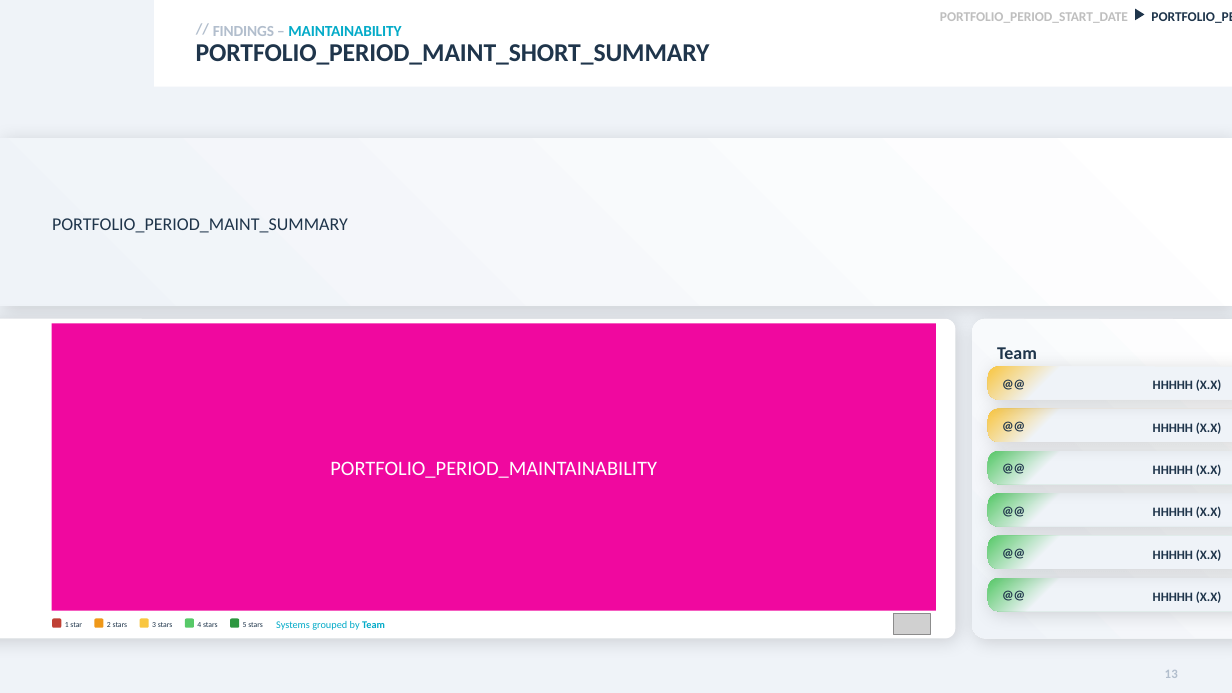
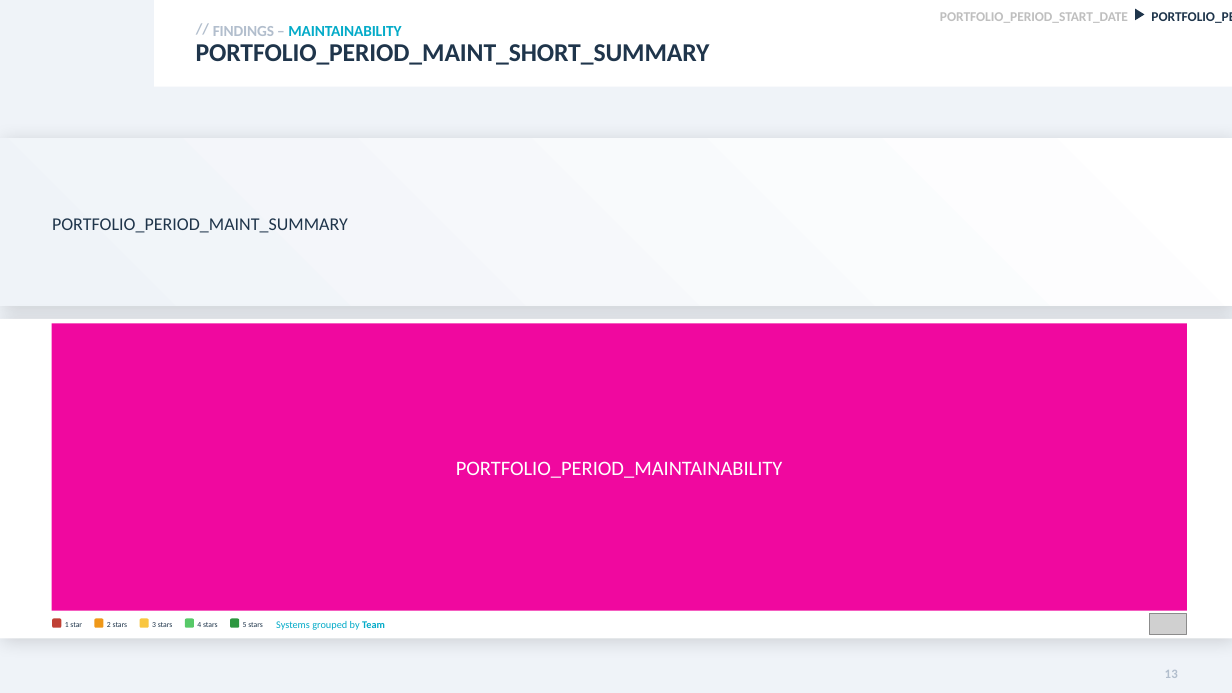
Before and after one commit to Software-Improvement-Group/sigrid-report-generator, a slide deck: slide 13 of src/report_generator/presets/templates/portfolio-overview.pptx. Drawn at 1232x693 pixels with LibreOffice and Linux fonts; fonts in the diff are those of the drawing; grey boxes stand for pictures; background and template pictures are left out. Boxes give left, top, right and bottom in pixels: in the first picture for what was removed or moved away, otherwise in the second. Text is boxed around its words. In the diff, an @@ line names an element or a change of style, - is before the commit and + after.

Commit message:
Adding text placeholders for portfolio analysis

```diff
--- a/src/report_generator/presets/templates/portfolio-overview.pptx
+++ b/src/report_generator/presets/templates/portfolio-overview.pptx
@@ rectangle: place and size @@
-rectangle at [0, 319, 956, 639]
+rectangle at [0, 319, 1232, 639]
@@ rectangle at [0, 319, 1232, 639]: rounded rectangle to rectangle @@
@@ rectangle "PORTFOLIO_PERIOD_MAINTAINABILITY": place and size @@
-rectangle "PORTFOLIO_PERIOD_MAINTAINABILITY" at [52, 323, 936, 611]
+rectangle "PORTFOLIO_PERIOD_MAINTAINABILITY" at [52, 323, 1188, 611]
@@ rounded rectangle removed at [972, 319, 1232, 639] @@
@@ text removed at [997, 347, 1037, 359] @@
-Team
@@ rounded rectangle removed at [988, 367, 1232, 400] @@
-@@
@@ text removed at [1153, 379, 1221, 391] @@
-HHHHH (X.X)
@@ rounded rectangle removed at [988, 409, 1232, 442] @@
-@@
@@ text removed at [1153, 422, 1221, 434] @@
-HHHHH (X.X)
@@ rounded rectangle removed at [988, 451, 1232, 484] @@
-@@
@@ text removed at [1153, 464, 1221, 476] @@
-HHHHH (X.X)
@@ rounded rectangle removed at [988, 494, 1232, 527] @@
-@@
@@ text removed at [1153, 506, 1221, 518] @@
-HHHHH (X.X)
@@ rounded rectangle removed at [988, 536, 1232, 569] @@
-@@
@@ text removed at [1153, 549, 1221, 561] @@
-HHHHH (X.X)
@@ rounded rectangle removed at [988, 579, 1232, 612] @@
-@@
@@ text removed at [1153, 591, 1221, 603] @@
-HHHHH (X.X)
@@ picture: place and size @@
-picture at [894, 614, 932, 635]
+picture at [1150, 614, 1188, 635]
```
Also in this commit, not shown: 5 other slides changed, 4 other files.
